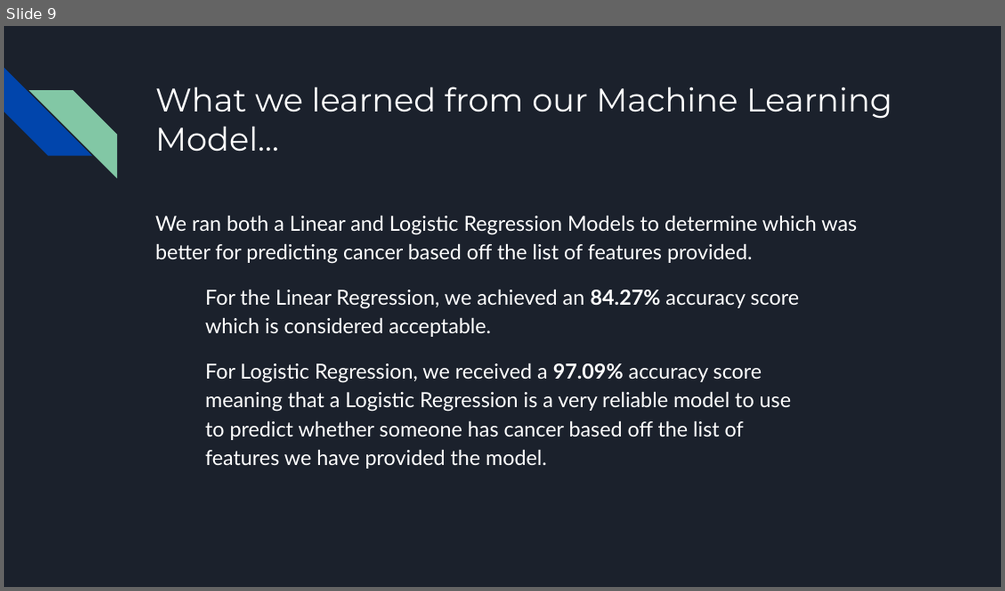
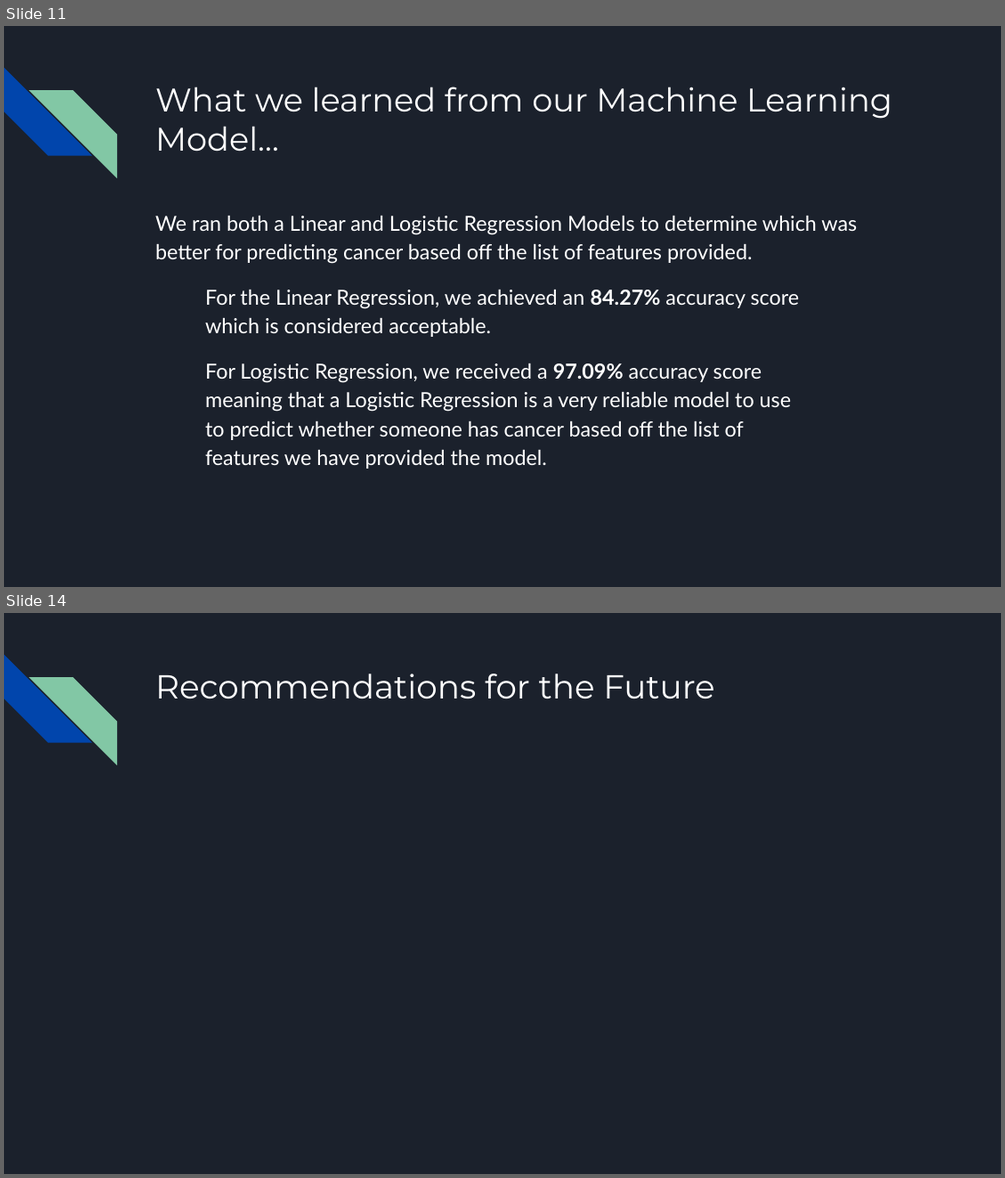
Before and after one commit to brojas12/Group_Project_4, a slide deck: Predicting the Presence of Cancer in Breast Cancer Cells.pptx. Shown one above the other, each under a label of ours: slide 9 before the commit, slides 11 and 14 after it; the slides between them are not shown. The pictures are 1005x591 and 1005x1178 pixels, drawn with LibreOffice and Linux fonts; fonts in the diff are those of the drawing. Boxes give left, top, right and bottom in pixels: in the first picture for what was removed or moved away, otherwise in the second. Text is boxed around its words. In the diff, an @@ line names an element or a change of style, - is before the commit and + after.

```diff
--- a/Predicting the Presence of Cancer in Breast Cancer Cells.pptx
+++ b/Predicting the Presence of Cancer in Breast Cancer Cells.pptx
@@ slide 14 added at box(4, 613, 1001, 1174), background #1B212C; not listed: 2 template elements that a slide beside it also shows @@
@@ title added at box(155, 674, 714, 698), 24 pt, text #FFFFFF @@
+Recommendations for the Future
@@ what was slide 9 is now slide 11 @@
```
Also in this commit, not shown: 5 slides changed, 3 other slides added.
